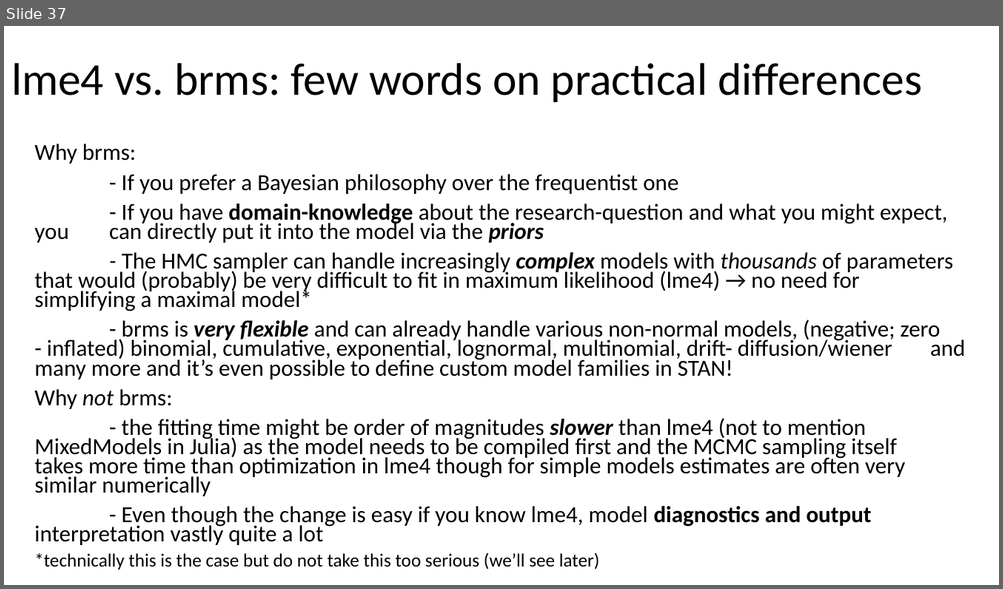
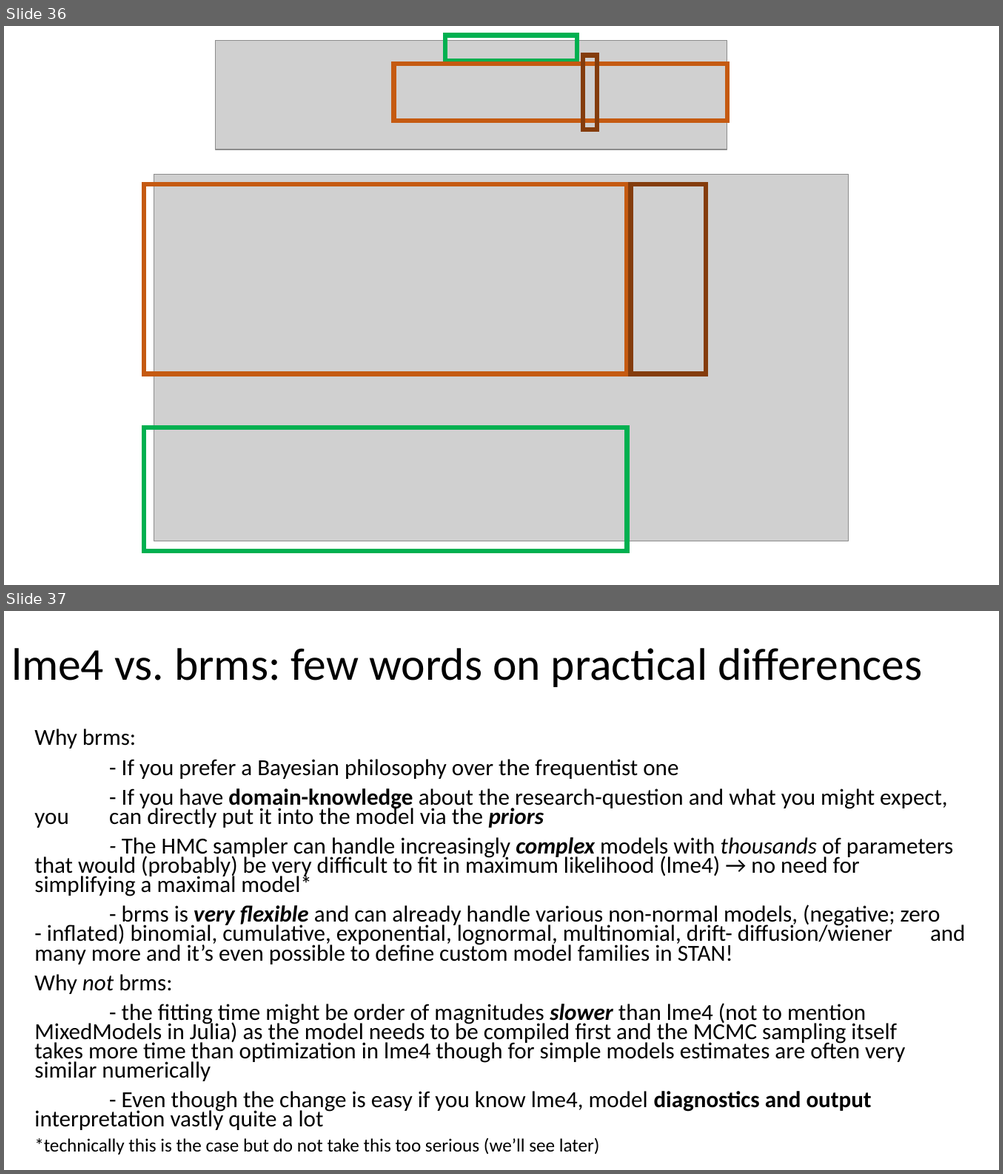
Before and after one commit to julianquandt/brms-intro-SIPS2019, a slide deck: intro_to_brms.pptx. Shown one above the other, each under a label of ours: slide 37 before the commit, slides 36 and 37 after it. The pictures are 1003x589 and 1003x1174 pixels, drawn with LibreOffice and Linux fonts; fonts in the diff are those of the drawing; grey boxes stand for pictures. Boxes give left, top, right and bottom in pixels: in the first picture for what was removed or moved away, otherwise in the second. Text is boxed around its words. In the diff, an @@ line names an element or a change of style, - is before the commit and + after.

```diff
--- a/intro_to_brms.pptx
+++ b/intro_to_brms.pptx
@@ slide 36 added at (4,26,999,585), background #FFFFFF @@
@@ picture added at (216,40,728,150) @@
@@ rectangle added at (445,35,576,61), outline #00B050 4.5 pt @@
@@ rectangle added at (393,64,727,121), outline #C55A11 4.5 pt @@
@@ rectangle added at (583,55,597,129), outline #843C0C 4.5 pt @@
@@ picture added at (154,175,848,542) @@
@@ rectangle added at (145,184,627,374), outline #C55A11 4.5 pt @@
@@ rectangle added at (631,184,706,374), outline #843C0C 4.5 pt @@
@@ rectangle added at (145,428,627,552), outline #00B050 4.5 pt @@
```
Also in this commit, not shown: 7 slides changed, 3 other slides added, 1 slide removed, 1 other file.
